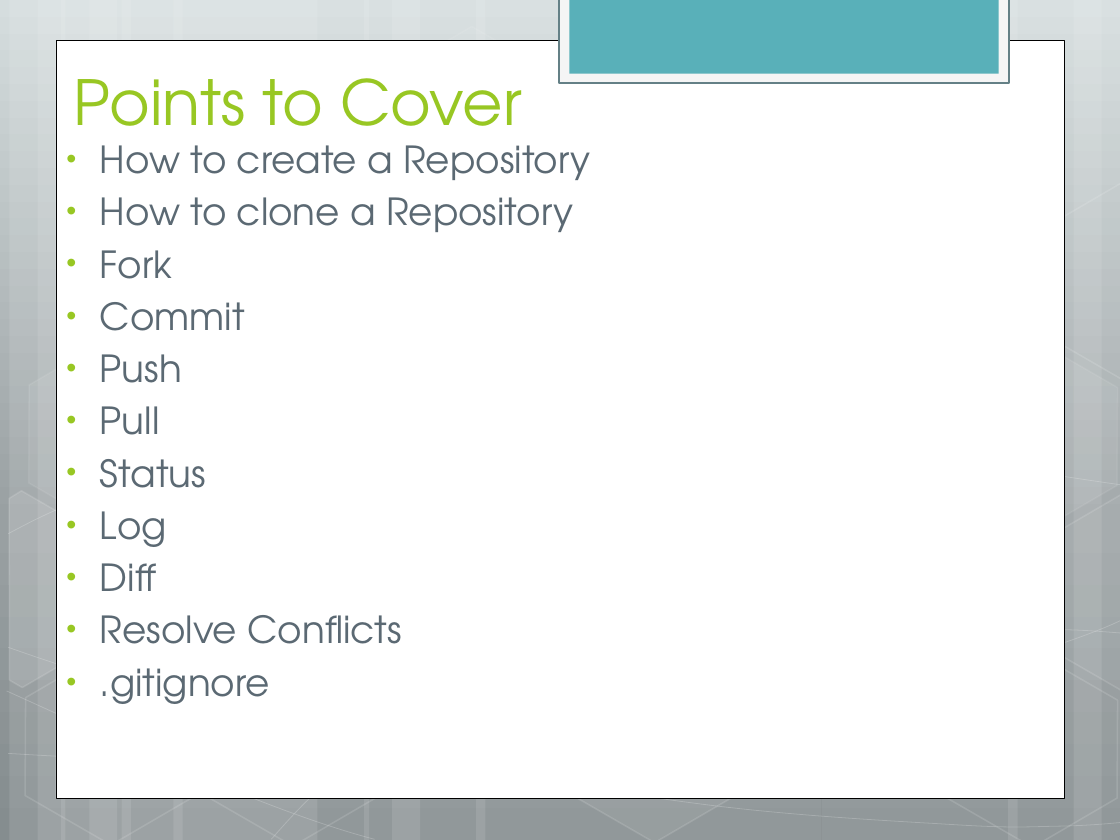
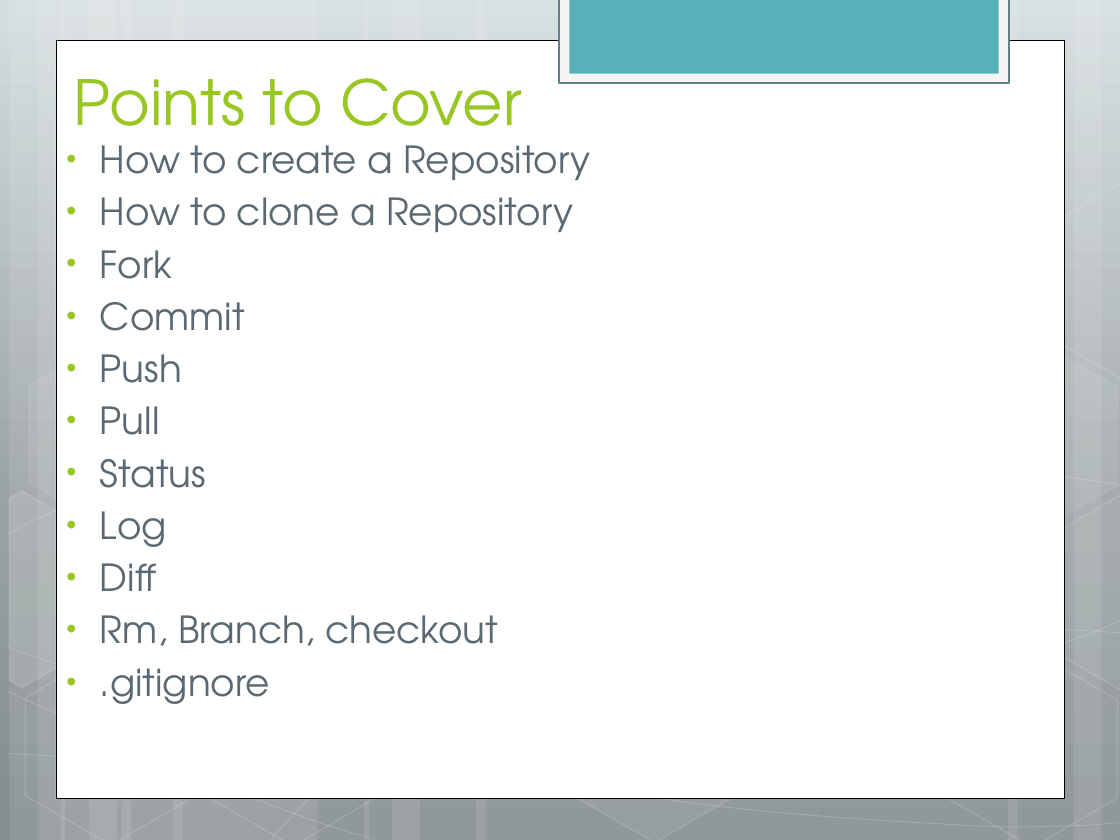
Before and after one commit to Hisagar/git4U, a slide deck: slide 3 of GIT workshop.pptx. Drawn at 1120x840 pixels with LibreOffice and Linux fonts; fonts in the diff are those of the drawing. Boxes give left, top, right and bottom in pixels: in the first picture for what was removed or moved away, otherwise in the second. Text is boxed around its words. In the diff, an @@ line names an element or a change of style, - is before the commit and + after.

Commit message:
final commit

```diff
--- a/GIT workshop.pptx
+++ b/GIT workshop.pptx
@@ text at <box>100,615,499,646</box>: text changed @@
-• Resolve Conflicts
+• Rm, Branch, checkout
```
